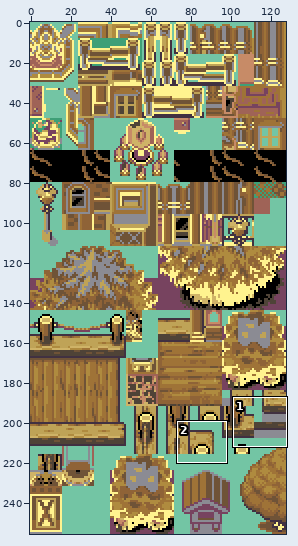
Edited in one commit: sprite sheet (data/tilesets/secondary/rustboro/tiles.png). Above: a wide view before the commit, with the close-up outlined.
Close-up. First the earlier version:
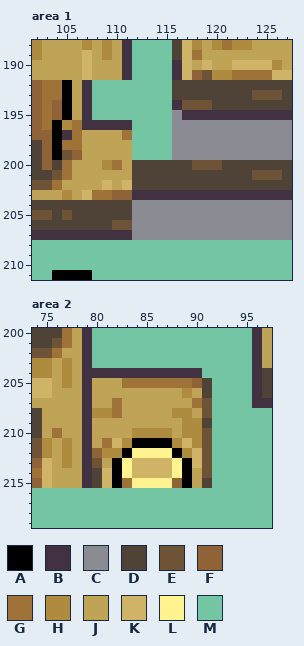
The file is 128x256 pixels. Shown: area 1: x 102..127, y 188..211; area 2: x 74..97, y 200..219. The commit also changed other parts of the picture, which this record leaves out.
Palette (. is transparent): A #000000  B #413141  C #8b8b93  D #4f4337  E #6f5337  F #8f6337  G #9f7337  H #af8b3f  J #bfa357  K #cfb367  L #fff38f  M #73c5a4
The same view after the edit:
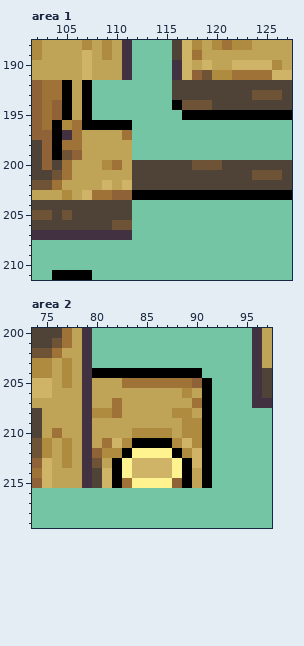
What changed:
Colour C changes from #8b8b93 to #77777f.
Area 1:
Colour B gives way to colour A in rows 192 to 193 at x 107; in row 194 at x 107 and 116; in row 195 at x 107 and 117 to 127; in row 196 at x 107 to 111; in row 203 at x 112 to 127.
Colour C gives way to colour M in row 195 at x 116; in rows 196 to 199 at x 116 to 127; in rows 204 to 207 at x 112 to 127.
Area 2:
Colour B gives way to colour A in row 204 at x 80 to 90.
Colour D gives way to colour A in rows 205 to 206 at x 91; in row 209 at x 91; in row 215 at x 91.
Colour E gives way to colour A in rows 207 to 208 at x 91; in rows 210 to 214 at x 91.
